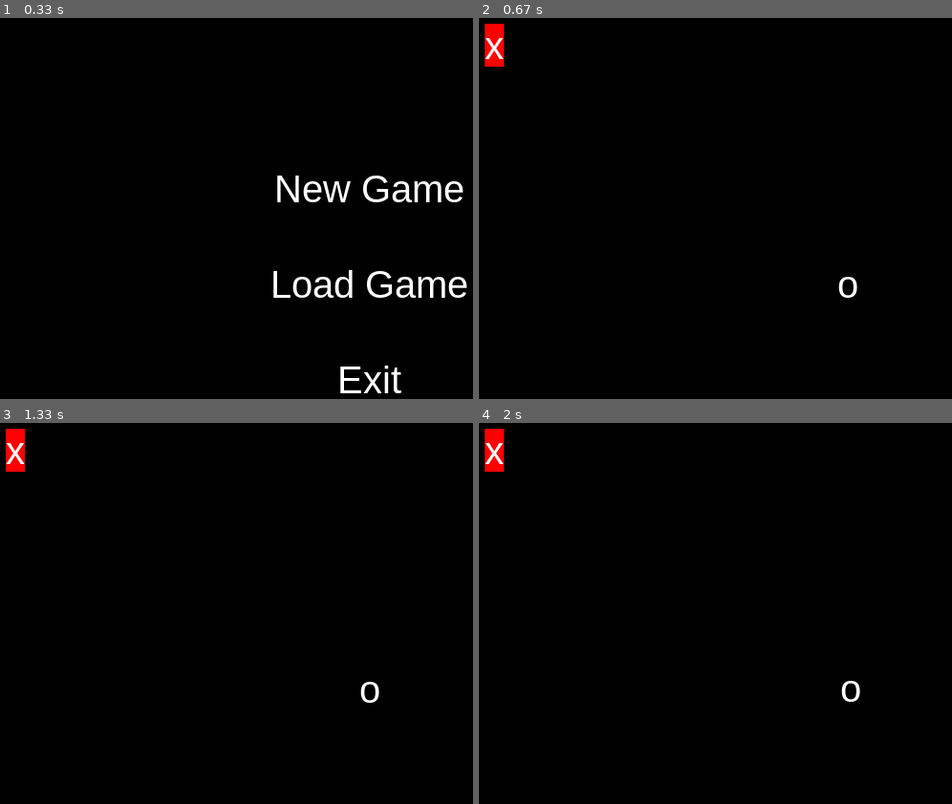
Above: before the commit, frames 1-4 (two rows, left to right).
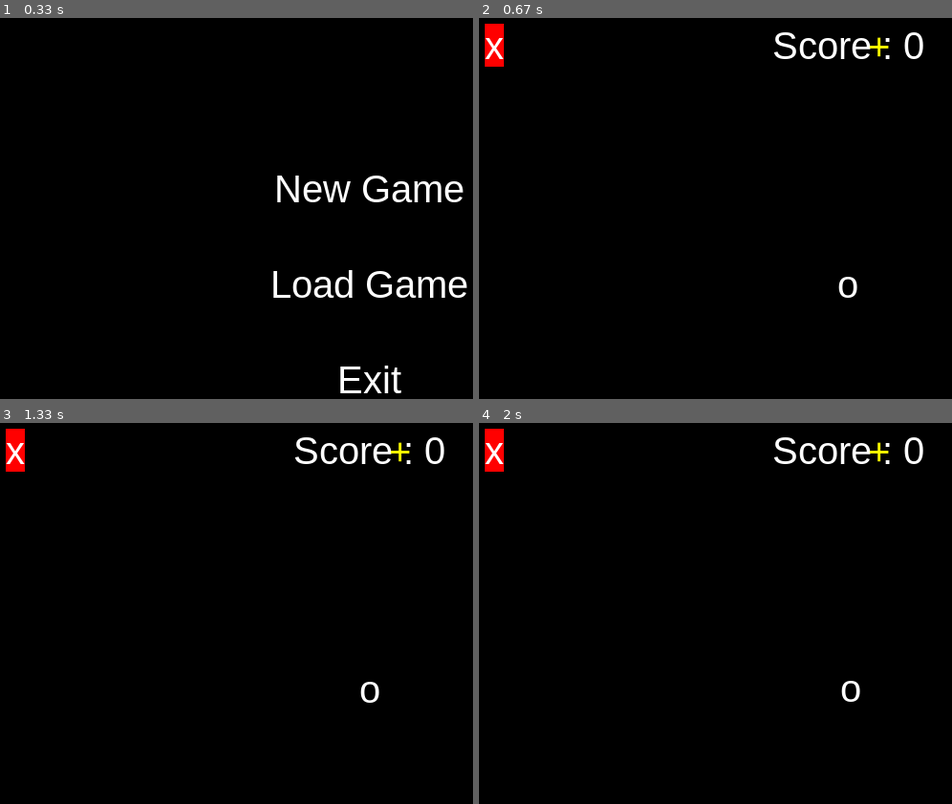
Above: after the commit, the same moments.

Repository: tianreformis/2025-2026-XI-SEM-II-INFORMATIKA
Game: pygame game, started from Week 9.2 - Text Manipulation/new-game.py
Two runs of this game, one before a commit and one after it. Both use one fixed random seed, a clock stepped at 60 frames per second and the inputs below.
Inputs:
- Up to frame 1 (0.33 s): no input
- Up to frame 2 (0.67 s): click "New Game" at 0.38 s
- Up to frame 3 (1.33 s): hold Right 0.67-1.13 s; hold Up from 1.17 s (still down)
- Up to frame 4 (2 s): release Up at 1.47 s; hold Right 1.5-1.97 s

Frame 1 is identical in both runs. In frame 2, 0.8% of the frame differs, in the area x 62-94%, y 3-11%; in frame 3, 0.8%; in frame 4, 0.8%.

Commit message:
Adding : Velocity

Diff:
--- a/Week 9.2 - Text Manipulation/new-game.py
+++ b/Week 9.2 - Text Manipulation/new-game.py
@@ -1,5 +1,6 @@
 import pygame
 import sys
+import random
 
 pygame.mixer.init()
 pygame.init()
@@ -12,6 +13,7 @@
 WHITE = (255, 255, 255)
 BLACK = (0, 0, 0)
 RED = (255, 0, 0)
+YELLOW = (255, 255, 0)
 running = True
 pygame.mixer.music.load("music3.mp3")
 pygame.mixer.music.play(-1)  # Play music in a loop
@@ -19,9 +21,14 @@
 
 #event handling/layar
 status = "menu"
+
+#settings
 player_x = 400
 player_y = 300
 velocity = 0.05
+score = 0
+fruit_x = random.randint(50, WIDTH-10)
+fruit_y = random.randint(50, HEIGHT-10)
 
 #game loop
 while running:
@@ -41,16 +48,18 @@
         screen.blit(text_exit, rect_exit)
 
     elif status =="playing":
-        # text_playing = font.render("Playing Game...!", True, WHITE)
-        # rect_playing = text_playing.get_rect(center=(400,300))
-        # screen.blit(text_playing, rect_playing)
+        text_score = font.render(f"Score : {score}", True, WHITE)
+        rect_score = text_score.get_rect(center=(400,50))
+        screen.blit(text_score, rect_score)
 
         #renderObject
-
-
         text_player = font.render("o", True, WHITE)
         rect_player = text_player.get_rect(center=(player_x,player_y))
         screen.blit(text_player, rect_player)
+
+        text_fruit = font.render("+", True, YELLOW)
+        rect_fruit = text_fruit.get_rect(center=(fruit_x,fruit_y))
+        screen.blit(text_fruit, rect_fruit)
 
         keys = pygame.key.get_pressed()
         if keys[pygame.K_LEFT]:
